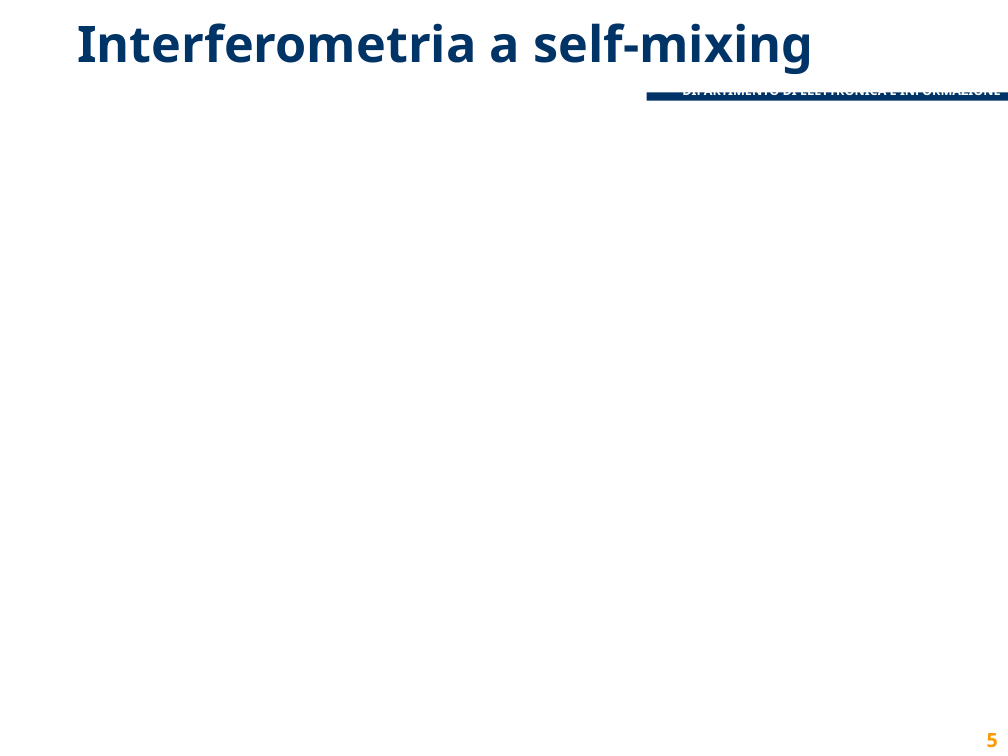
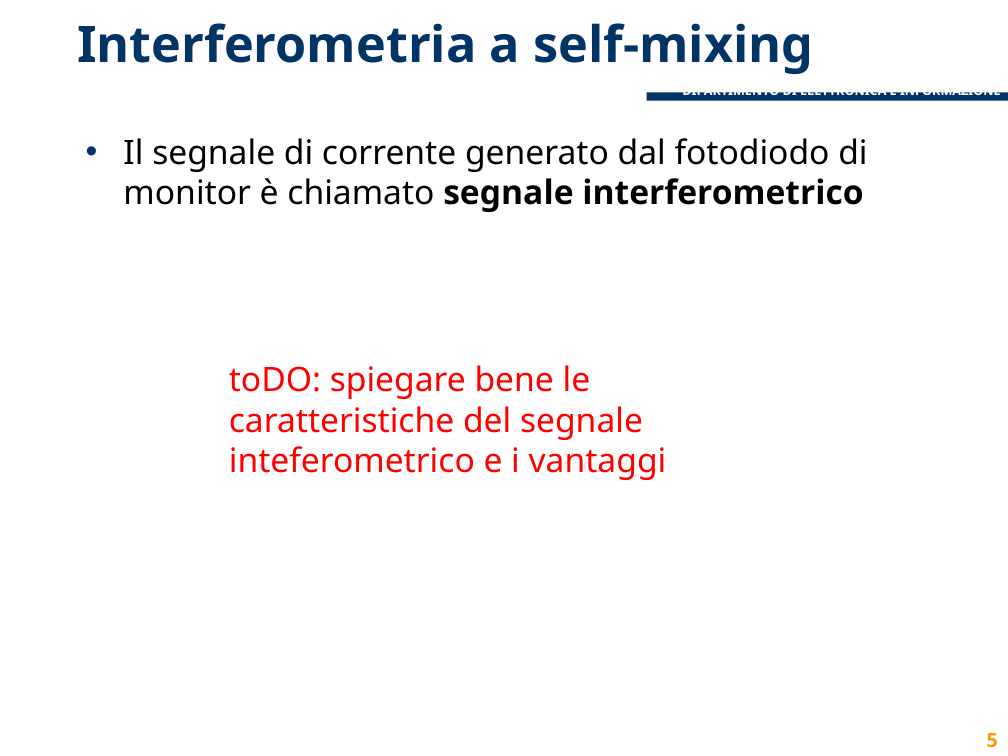
Before and after one commit to lcavagnispolimi/thesis_latex, a slide deck: slide 5 of presentazione_discussione.pptx. Drawn at 1008x756 pixels with LibreOffice and Linux fonts; fonts in the diff are those of the drawing; background and template pictures are left out. Boxes give left, top, right and bottom in pixels: in the first picture for what was removed or moved away, otherwise in the second. Text is boxed around its words. In the diff, an @@ line names an element or a change of style, - is before the commit and + after.

```diff
--- a/presentazione_discussione.pptx
+++ b/presentazione_discussione.pptx
@@ text added at bbox=[123, 138, 867, 212], 24 pt, text #000000 @@
+• Il segnale di corrente generato dal fotodiodo di monitor è chiamato segnale interferometrico
@@ text added at bbox=[229, 365, 667, 480], 24 pt, text #FF0000 @@
+toDO: spiegare bene le caratteristiche del segnale inteferometrico e i vantaggi
```
Also in this commit, not shown: 7 other slides changed.
